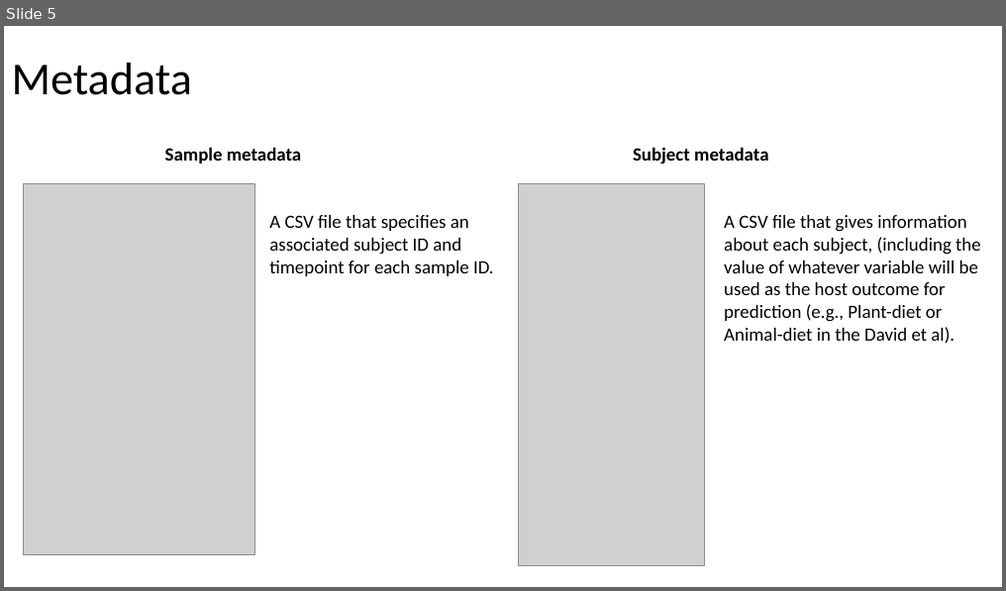
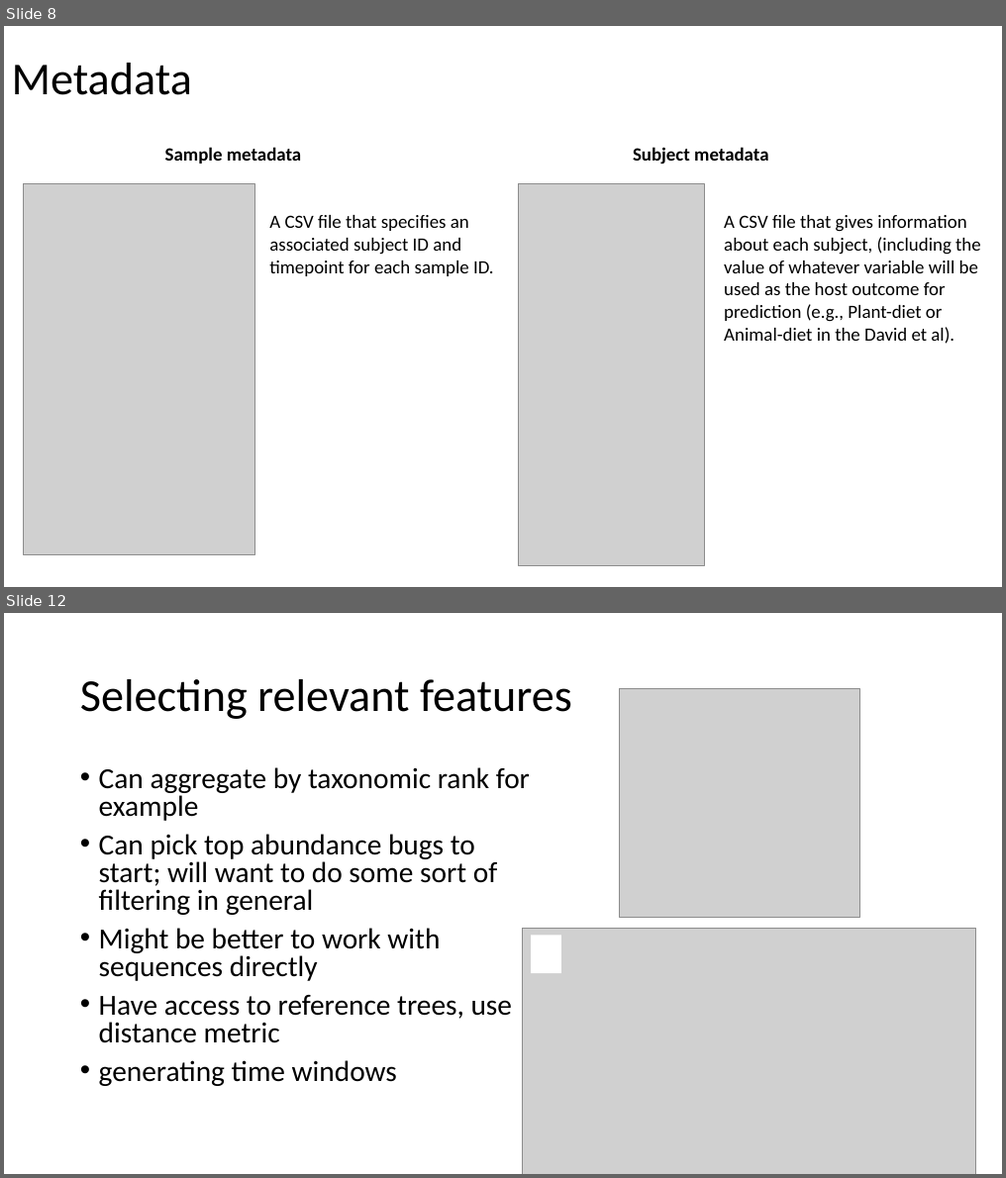
Before and after one commit to gerberlab/cs109b-microbiome, a slide deck: 2022/course_slides.pptx. Shown one above the other, each under a label of ours: slide 5 before the commit, slides 8 and 12 after it; the slides between them are not shown. The pictures are 1006x591 and 1006x1178 pixels, drawn with LibreOffice and Linux fonts; fonts in the diff are those of the drawing; grey boxes stand for pictures. Boxes give left, top, right and bottom in pixels: in the first picture for what was removed or moved away, otherwise in the second. Text is boxed around its words. In the diff, an @@ line names an element or a change of style, - is before the commit and + after.

```diff
--- a/2022/course_slides.pptx
+++ b/2022/course_slides.pptx
@@ slide 12 added at (x1=4, y1=613, x2=1002, y2=1174), background #FFFFFF @@
@@ title added at (x1=80, y1=679, x2=572, y2=719), 44 pt, text #000000 @@
+Selecting relevant features
@@ picture added at (x1=620, y1=688, x2=860, y2=917) @@
@@ text added at (x1=99, y1=767, x2=530, y2=1086), 28 pt, text #000000 @@
+• Can aggregate by taxonomic rank for example
+• Can pick top abundance bugs to start; will want to do some sort of filtering in general
+• Might be better to work with sequences directly
+• Have access to reference trees, use distance metric
+• generating time windows
@@ picture added at (x1=522, y1=928, x2=976, y2=1174) @@
@@ rectangle added at (x1=531, y1=935, x2=561, y2=973), fill #FFFFFF @@
@@ what was slide 5 is now slide 8 @@
```
Also in this commit, not shown: 3 slides changed, 9 other slides added, 2 slides removed.
